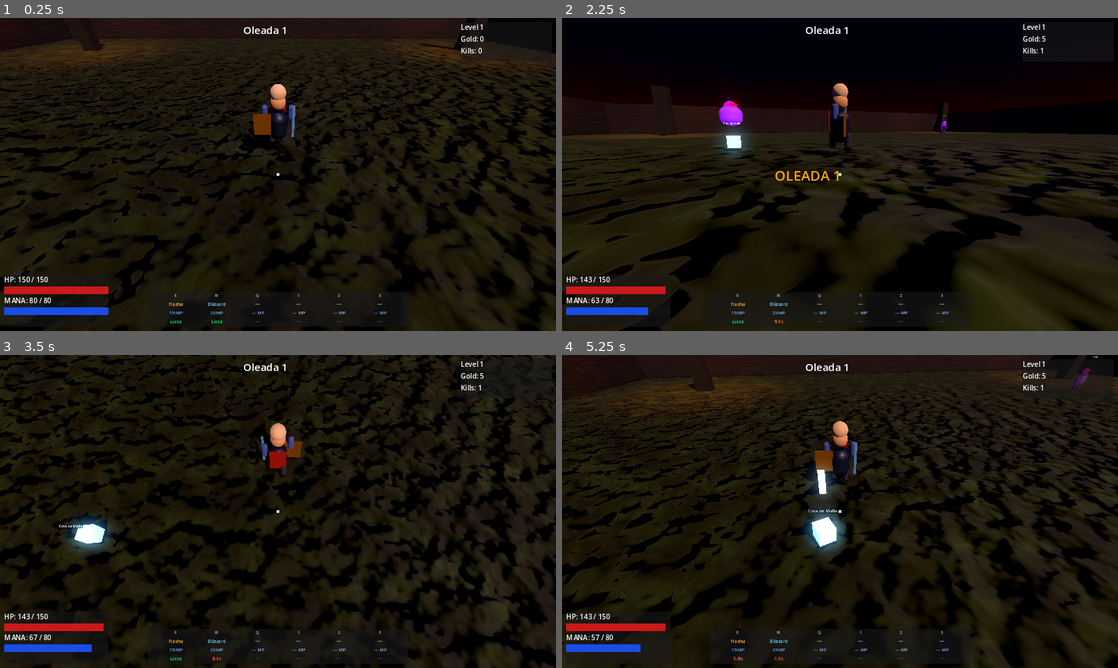
Above: before the commit, frames 1-4 (two rows, left to right).
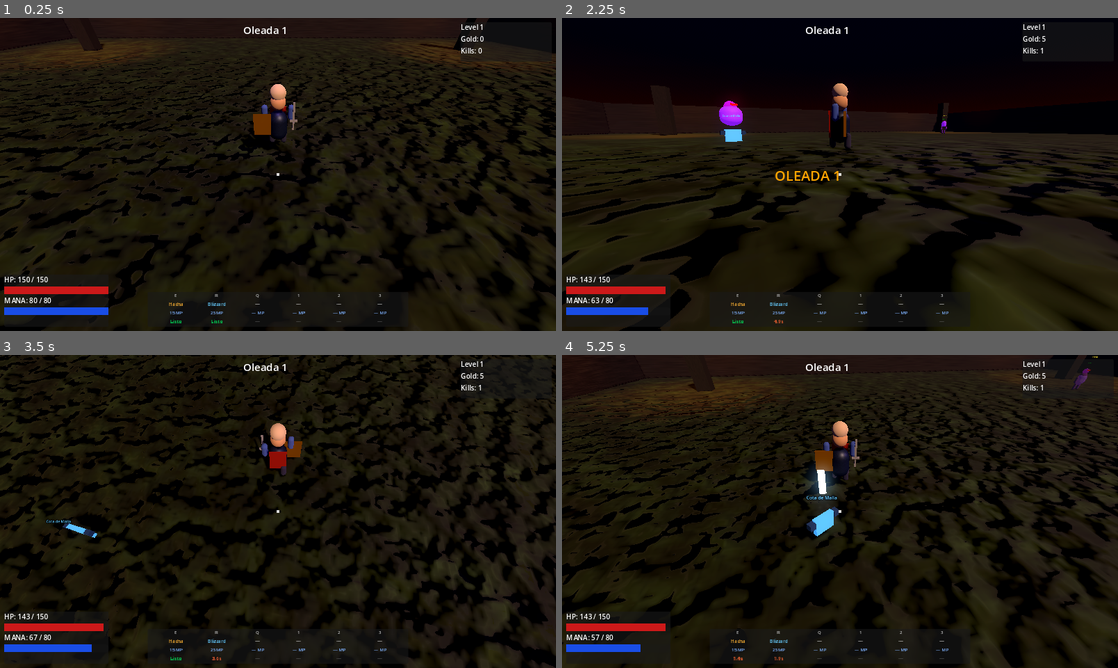
Above: after the commit, the same moments.

Repository: maicolrtu531-lab/michael
Game: Godot game, scene res://scenes/world/main.tscn
Two runs of this game, one before a commit and one after it. Both use one fixed random seed, a clock stepped at 60 frames per second and the inputs below.
Inputs (mouse positions are in pixels of both pictures, inside the frame that each line leads up to):
- Up to frame 1 (0.25 s): no input
- Up to frame 2 (2.25 s): tap Enter at 0.5 s; move the mouse to (962, 158) at 0.52 s; hold D (move_right) 0.53-1.28 s; right-click (962, 158) at 0.6 s; move the mouse to (728, 190) at 1.27 s; hold S (move_backward) 1.28-2.03 s; click (728, 190) at 1.35 s; move the mouse to (895, 105) at 2.02 s; hold D (move_right) from 2.03 s (still down); tap R (blizzard) at 2.1 s
- Up to frame 3 (3.5 s): move the mouse to (250, 574) at 2.77 s; release D (move_right) at 2.78 s; hold W (move_forward) from 2.78 s (still down); tap Space (dodge) at 2.85 s
- Up to frame 4 (5.25 s): move the mouse to (1006, 558) at 3.52 s; release W (move_forward) at 3.53 s; hold T (lock_target) 3.53-4.28 s; hold A (move_left) 3.53-5.03 s; move the mouse to (673, 464) at 4.27 s; tap Q (spartan_rage) at 4.35 s; move the mouse to (867, 511) at 5.02 s; hold S (move_backward) from 5.03 s (still down); tap E (use_ability) at 5.1 s

The runs differ from the first frame. In frame 1, less than 0.1% of the frame differs, in the area x 52-54%, y 26-38%; in frame 2, 0.4%; in frame 3, 0.9%; in frame 4, 1.1%, in the area x 42-54%, y 26-64%.

Commit message:
fix: pickup autónomo (item_pickup.gd), cursor confinado, espada con forma real
- Reemplaza coroutine de pickup en enemigo (muere con queue_free) con
  item_pickup.gd — Node3D autónomo con _process que verifica distancia al jugador
- Cursor: MOUSE_MODE_CONFINED en menus (visible pero no sale de pantalla)
- Espada del jugador: blade + guard + handle con materiales metálicos
- Drop de espada: blade + guard + handle; drop de armadura: peto + hombreras
- _sword_node cambiado a Node3D para soportar el nodo raíz compuesto

Diff:
--- a/godot-wrath/scripts/enemies/enemy_base.gd
+++ b/godot-wrath/scripts/enemies/enemy_base.gd
@@ -286,58 +286,100 @@
 	return limb
 
 func _drop_item() -> void:
-	var roll = randf()
-	var item : Dictionary = {}
-	if roll < 0.5:
-		var tier = min(int(randf() * 6), 5)
+	var is_weapon = randf() < 0.5
+	var tier = min(int(randf() * 6), 5)
+	var item : Dictionary
+	if is_weapon:
 		item = player.WEAPON_DROPS[tier].duplicate()
 	else:
-		var tier = min(int(randf() * 6), 5)
 		item = player.ARMOR_DROPS[tier].duplicate()
-	if item.is_empty():
-		return
-
-	# Spawn pickup node
-	var pickup = MeshInstance3D.new()
-	var m = BoxMesh.new()
-	m.size = Vector3(0.4, 0.4, 0.4)
-	pickup.mesh = m
+
+	# Root pickup node (carries the script)
+	var pickup_root = Node3D.new()
+	pickup_root.set_script(load("res://scripts/world/item_pickup.gd"))
+
+	# Visual mesh
+	var mesh_node = MeshInstance3D.new()
 	var mat = StandardMaterial3D.new()
-	mat.albedo_color = Color(1.0, 0.85, 0.1, 1) if item.has("damage_bonus") else Color(0.3, 0.7, 1.0, 1)
-	mat.emission_enabled = true
-	mat.emission = mat.albedo_color
-	mat.emission_energy_multiplier = 2.0
-	pickup.set_surface_override_material(0, mat)
-
+
+	if is_weapon:
+		# Sword shape: thin tall box (blade) + wide short box (guard)
+		var arr = ArrayMesh.new()
+		# blade
+		var blade = BoxMesh.new()
+		blade.size = Vector3(0.06, 0.55, 0.04)
+		var blade_node = MeshInstance3D.new()
+		blade_node.mesh = blade
+		blade_node.position = Vector3(0, 0.3, 0)
+		var blade_mat = StandardMaterial3D.new()
+		blade_mat.albedo_color = Color(0.85, 0.85, 0.95, 1)
+		blade_mat.metallic = 0.9
+		blade_mat.roughness = 0.15
+		blade_mat.emission_enabled = true
+		blade_mat.emission = Color(1.0, 0.9, 0.3, 1)
+		blade_mat.emission_energy_multiplier = 1.5
+		blade_node.set_surface_override_material(0, blade_mat)
+		pickup_root.add_child(blade_node)
+		# guard
+		var guard = BoxMesh.new()
+		guard.size = Vector3(0.22, 0.05, 0.06)
+		var guard_node = MeshInstance3D.new()
+		guard_node.mesh = guard
+		guard_node.position = Vector3(0, 0.04, 0)
+		var guard_mat = StandardMaterial3D.new()
+		guard_mat.albedo_color = Color(0.7, 0.5, 0.1, 1)
+		guard_mat.metallic = 0.8
+		guard_node.set_surface_override_material(0, guard_mat)
+		pickup_root.add_child(guard_node)
+		# handle
+		var handle = BoxMesh.new()
+		handle.size = Vector3(0.055, 0.22, 0.055)
+		var handle_node = MeshInstance3D.new()
+		handle_node.mesh = handle
+		handle_node.position = Vector3(0, -0.13, 0)
+		var handle_mat = StandardMaterial3D.new()
+		handle_mat.albedo_color = Color(0.35, 0.2, 0.05, 1)
+		handle_node.set_surface_override_material(0, handle_mat)
+		pickup_root.add_child(handle_node)
+	else:
+		# Armor shape: wide flat torso piece
+		var chest = BoxMesh.new()
+		chest.size = Vector3(0.5, 0.4, 0.12)
+		var chest_node = MeshInstance3D.new()
+		chest_node.mesh = chest
+		chest_node.position = Vector3(0, 0.2, 0)
+		var chest_mat = StandardMaterial3D.new()
+		chest_mat.albedo_color = Color(0.3, 0.45, 0.7, 1)
+		chest_mat.metallic = 0.7
+		chest_mat.roughness = 0.3
+		chest_mat.emission_enabled = true
+		chest_mat.emission = Color(0.2, 0.5, 1.0, 1)
+		chest_mat.emission_energy_multiplier = 1.2
+		chest_node.set_surface_override_material(0, chest_mat)
+		pickup_root.add_child(chest_node)
+		# shoulder pads
+		for side in [-1, 1]:
+			var shoulder = BoxMesh.new()
+			shoulder.size = Vector3(0.14, 0.14, 0.14)
+			var sh_node = MeshInstance3D.new()
+			sh_node.mesh = shoulder
+			sh_node.position = Vector3(side * 0.32, 0.3, 0)
+			var sh_mat = StandardMaterial3D.new()
+			sh_mat.albedo_color = Color(0.25, 0.4, 0.65, 1)
+			sh_mat.metallic = 0.8
+			sh_node.set_surface_override_material(0, sh_mat)
+			pickup_root.add_child(sh_node)
+
+	# Label
 	var label = Label3D.new()
 	label.text = item["name"]
 	label.font_size = 18
+	label.modulate = Color(1.0, 0.9, 0.2, 1) if is_weapon else Color(0.4, 0.8, 1.0, 1)
 	label.billboard = BaseMaterial3D.BILLBOARD_ENABLED
 	label.no_depth_test = true
-	label.position = Vector3(0, 0.6, 0)
-	pickup.add_child(label)
-
-	get_parent().add_child(pickup)
-	pickup.global_position = global_position + Vector3(0, 0.3, 0)
-
-	# Auto-collect when player walks near
-	_watch_pickup(pickup, item)
-
-func _watch_pickup(pickup: MeshInstance3D, item: Dictionary) -> void:
-	var elapsed = 0.0
-	while elapsed < 15.0:
-		await get_tree().create_timer(0.3).timeout
-		elapsed += 0.3
-		if not is_instance_valid(pickup):
-			return
-		if not is_instance_valid(player):
-			return
-		if pickup.global_position.distance_to(player.global_position) < 1.8:
-			player.receive_item_drop(item)
-			pickup.queue_free()
-			return
-		# Spin the pickup
-		if is_instance_valid(pickup):
-			pickup.rotation.y += 0.3
-	if is_instance_valid(pickup):
-		pickup.queue_free()
+	label.position = Vector3(0, 0.85, 0)
+	pickup_root.add_child(label)
+
+	get_parent().add_child(pickup_root)
+	pickup_root.global_position = global_position + Vector3(0, 0.3, 0)
+	pickup_root.item = item
--- a/godot-wrath/scripts/player/player.gd
+++ b/godot-wrath/scripts/player/player.gd
@@ -75,7 +75,7 @@
 var menu_open   : bool  = false
 
 var _tween      : Tween = null
-var _sword_node : MeshInstance3D = null
+var _sword_node : Node3D = null
 var _body_node  : MeshInstance3D = null
 var _shield_mesh: MeshInstance3D = null
 var _bob_timer  : float = 0.0
@@ -123,11 +123,11 @@
 	_head_node.position = Vector3(0, 1.7, 0)
 	add_child(_head_node)
 
-	# Torso already exists as $Body — just recolor it skin-tone
+	# Torso
 	if _body_node:
 		var mat = _body_node.get_surface_override_material(0)
 		if mat:
-			mat.albedo_color = Color(0.25, 0.35, 0.65, 1)  # blue armor
+			mat.albedo_color = Color(0.25, 0.35, 0.65, 1)
 
 	# Arms
 	_arm_l = _make_limb(Color(0.25, 0.35, 0.65, 1))
@@ -146,6 +146,47 @@
 	_leg_r = _make_limb(Color(0.18, 0.18, 0.28, 1))
 	_leg_r.position = Vector3(0.18, 0.4, 0)
 	add_child(_leg_r)
+
+	# Sword — replace plain box with proper blade shape
+	if _sword_node:
+		_sword_node.queue_free()
+	var sword_root = Node3D.new()
+	sword_root.position = Vector3(0.45, 0.9, 0.1)
+	add_child(sword_root)
+	_sword_node = sword_root as MeshInstance3D  # keep ref for swing tween via parent
+
+	var blade_n = MeshInstance3D.new()
+	var blade_m = BoxMesh.new()
+	blade_m.size = Vector3(0.06, 0.55, 0.04)
+	blade_n.mesh = blade_m
+	blade_n.position = Vector3(0, 0.3, 0)
+	var blade_mat = StandardMaterial3D.new()
+	blade_mat.albedo_color = Color(0.88, 0.88, 0.95, 1)
+	blade_mat.metallic = 0.95
+	blade_mat.roughness = 0.1
+	sword_root.add_child(blade_n)
+
+	var guard_n = MeshInstance3D.new()
+	var guard_m = BoxMesh.new()
+	guard_m.size = Vector3(0.22, 0.05, 0.06)
+	guard_n.mesh = guard_m
+	guard_n.position = Vector3(0, 0.04, 0)
+	var guard_mat = StandardMaterial3D.new()
+	guard_mat.albedo_color = Color(0.7, 0.5, 0.1, 1)
+	guard_mat.metallic = 0.8
+	sword_root.add_child(guard_n)
+
+	var handle_n = MeshInstance3D.new()
+	var handle_m = BoxMesh.new()
+	handle_m.size = Vector3(0.055, 0.22, 0.055)
+	handle_n.mesh = handle_m
+	handle_n.position = Vector3(0, -0.12, 0)
+	var handle_mat = StandardMaterial3D.new()
+	handle_mat.albedo_color = Color(0.35, 0.2, 0.05, 1)
+	sword_root.add_child(handle_n)
+
+	# Re-assign _sword_node to the root so swing tween works
+	_sword_node = sword_root as MeshInstance3D
 
 func _make_limb(col: Color) -> MeshInstance3D:
 	var limb = MeshInstance3D.new()
--- a/godot-wrath/scripts/world/game_manager.gd
+++ b/godot-wrath/scripts/world/game_manager.gd
@@ -81,7 +81,7 @@
 
 func _update_mouse_mode() -> void:
 	var open = _any_menu_open()
-	Input.mouse_mode = Input.MOUSE_MODE_VISIBLE if open else Input.MOUSE_MODE_CONFINED_HIDDEN
+	Input.mouse_mode = Input.MOUSE_MODE_CONFINED if open else Input.MOUSE_MODE_CONFINED_HIDDEN
 	if player:
 		player.menu_open = open
 
--- /dev/null
+++ b/godot-wrath/scripts/world/item_pickup.gd
@@ -0,0 +1,28 @@
+extends Node3D
+
+var item         : Dictionary = {}
+var elapsed      : float      = 0.0
+var player       : Node3D     = null
+const LIFETIME   : float      = 20.0
+const PICK_RANGE : float      = 1.8
+
+func _ready() -> void:
+	player = get_tree().get_first_node_in_group("player")
+
+func _process(delta: float) -> void:
+	rotation.y += delta * 2.2
+	position.y  = position.y + sin(elapsed * 3.0) * delta * 0.12
+
+	elapsed += delta
+	if elapsed > LIFETIME:
+		queue_free()
+		return
+
+	if not player or not is_instance_valid(player):
+		player = get_tree().get_first_node_in_group("player")
+		return
+
+	if global_position.distance_to(player.global_position) < PICK_RANGE:
+		if player.has_method("receive_item_drop"):
+			player.receive_item_drop(item)
+		queue_free()
Not shown, changed: production/session-logs/session-log.md
